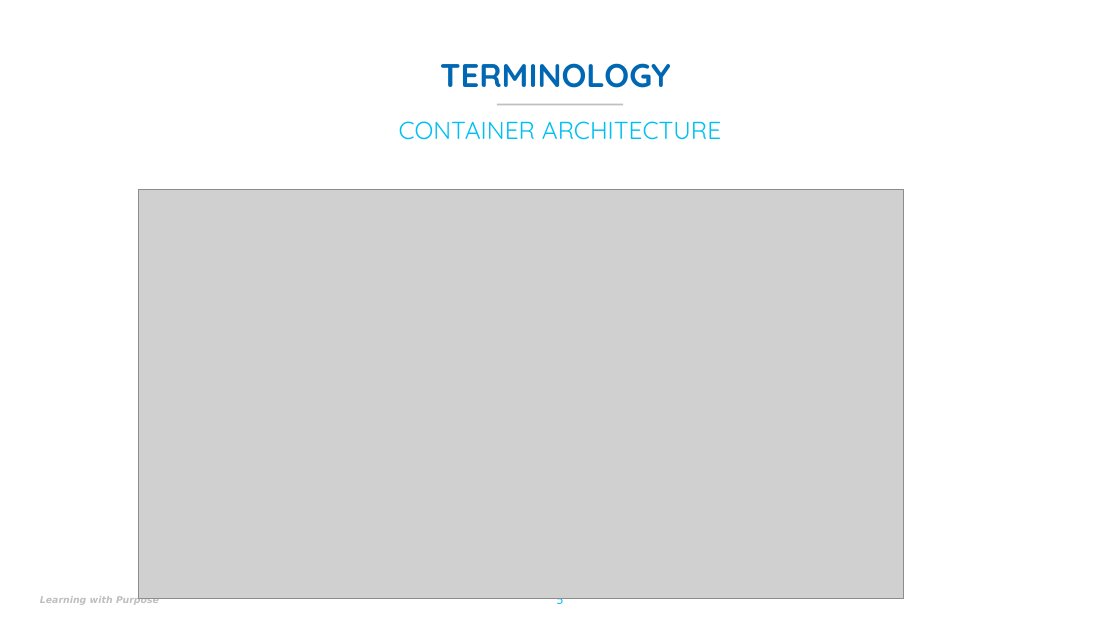
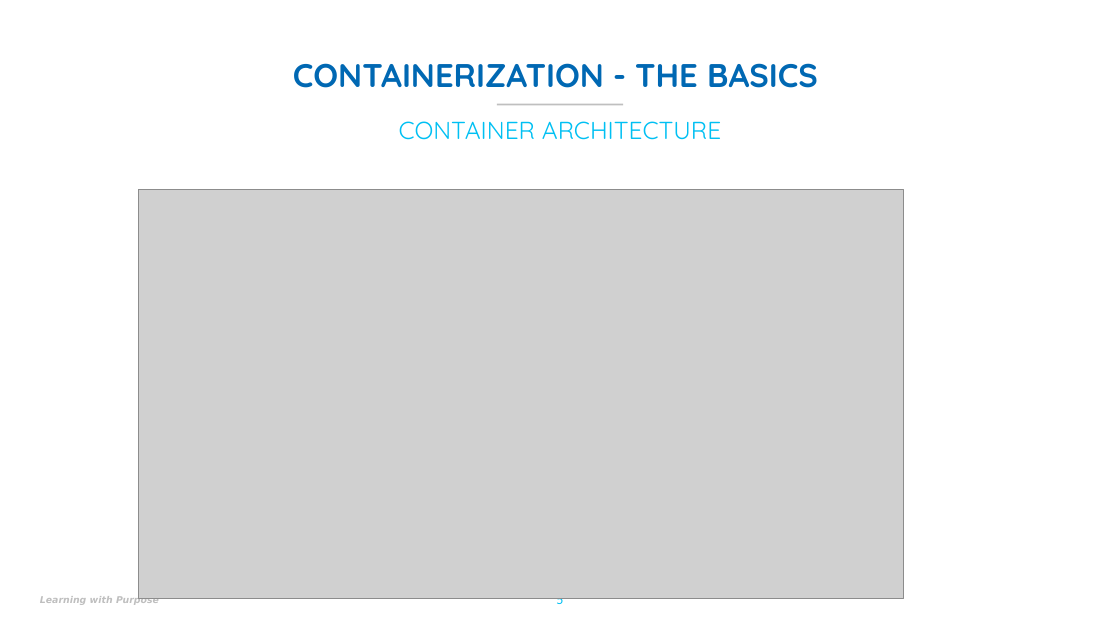
Before and after one commit to UMLCloudComputing/Docker, a slide deck: slide 5 of Slides/Docker-Panic-v1.pptx. Drawn at 1120x632 pixels with LibreOffice and Linux fonts; fonts in the diff are those of the drawing; grey boxes stand for pictures; background and template pictures are left out. Boxes give left, top, right and bottom in pixels: in the first picture for what was removed or moved away, otherwise in the second. Text is boxed around its words. In the diff, an @@ line names an element or a change of style, - is before the commit and + after.

Commit message:
Container Runtime and Engine

```diff
--- a/Slides/Docker-Panic-v1.pptx
+++ b/Slides/Docker-Panic-v1.pptx
@@ title at box(293, 63, 818, 88): text changed @@
-TERMINOLOGY
+CONTAINERIZATION - THE BASICS
```
Also in this commit, not shown: 2 slides added.
